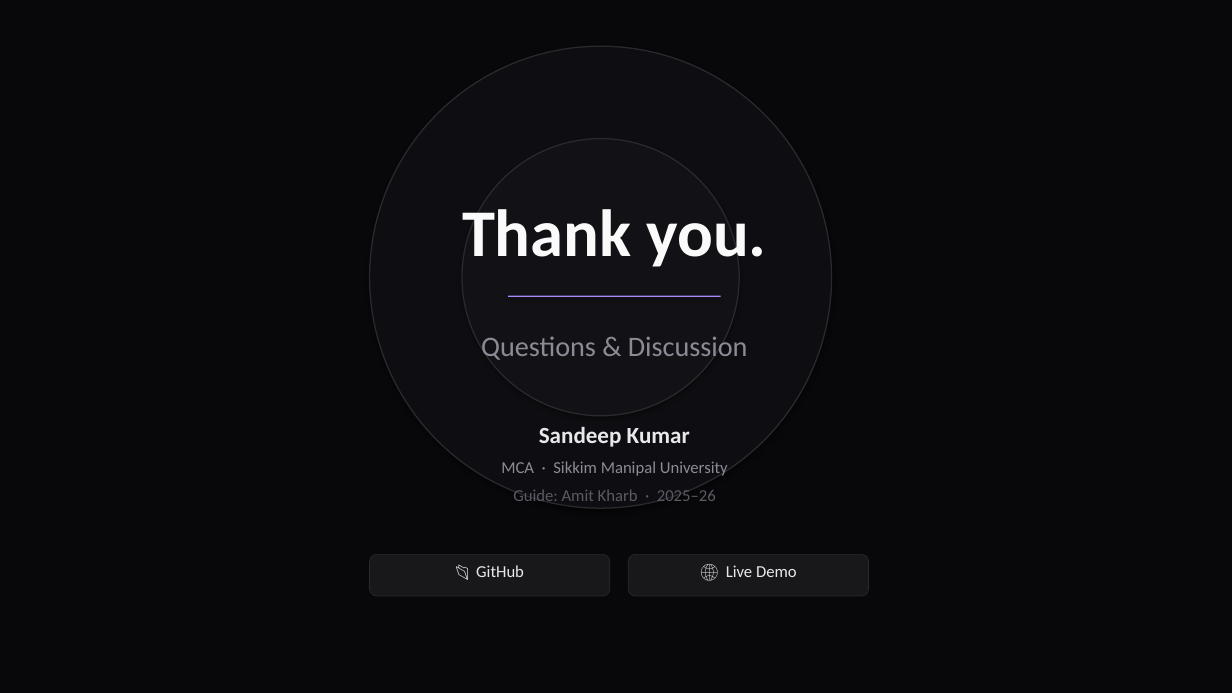
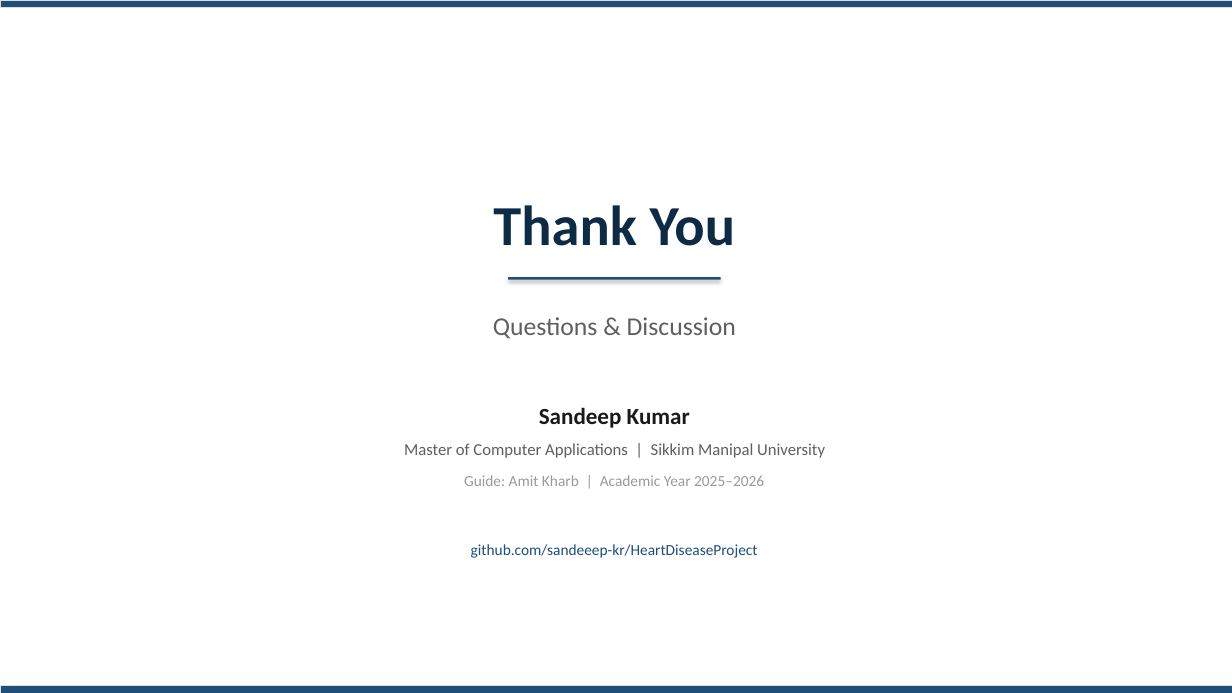
Before and after one commit to sandeeep-kr/HeartDiseaseProject, a slide deck: slide 15 of CardioPredict_Presentation.pptx (slide 14 before the commit). Drawn at 1232x693 pixels with LibreOffice and Linux fonts; fonts in the diff are those of the drawing. Boxes give left, top, right and bottom in pixels: in the first picture for what was removed or moved away, otherwise in the second. Text is boxed around its words. In the diff, an @@ line names an element or a change of style, - is before the commit and + after.

```diff
--- a/CardioPredict_Presentation.pptx
+++ b/CardioPredict_Presentation.pptx
@@ background #08080A to #FFFFFF @@
@@ rectangle added at [0, 0, 1232, 7], fill #1F4E79, outline #DDDDDD 0.5 pt @@
@@ ellipse removed at [370, 46, 832, 508] @@
@@ ellipse removed at [462, 139, 739, 416] @@
@@ text at [493, 205, 735, 246]: text changed; size 52 to 44 pt; text colour #FAFAFA to #0D2B45 @@
-Thank you.
+Thank You
@@ 2 texts, 1 rectangle: place and size @@
-2 texts, 1 rectangle at [481, 296, 748, 447]
+2 texts, 1 rectangle at [493, 277, 736, 428]
@@ rectangle at [508, 277, 721, 280]: fill #A78BFA to #1F4E79 @@
@@ text "Questions & Discussion" at [493, 317, 736, 339]: size 22 to 20 pt, text colour #8B8B96 to #5F5F5F @@
@@ text "Sandeep Kumar" at [539, 407, 690, 428]: text colour #E8E8EB to #1A1A1A @@
@@ text at [404, 443, 825, 458]: text changed; text colour #8B8B96 to #5F5F5F @@
-MCA · Sikkim Manipal University
+Master of Computer Applications | Sikkim Manipal University
@@ text at [464, 475, 764, 486]: text changed; size 13 to 12 pt; text colour #5A5A65 to #9A9A9A @@
-Guide: Amit Kharb · 2025–26
+Guide: Amit Kharb | Academic Year 2025–2026
@@ rounded rectangle removed at [370, 555, 610, 596] @@
@@ text added at [471, 544, 758, 558], 12 pt, text #1F4E79 @@
+github.com/sandeeep-kr/HeartDiseaseProject
@@ text removed at [476, 565, 524, 577] @@
-📂 GitHub
@@ rounded rectangle removed at [628, 555, 869, 596] @@
@@ text removed at [726, 565, 797, 577] @@
-🌐 Live Demo
@@ rectangle added at [0, 686, 1232, 693], fill #1F4E79, outline #DDDDDD 0.5 pt @@
```
Also in this commit, not shown: 4 other slides changed, 10 slides added, 9 slides removed, 1 other file.
